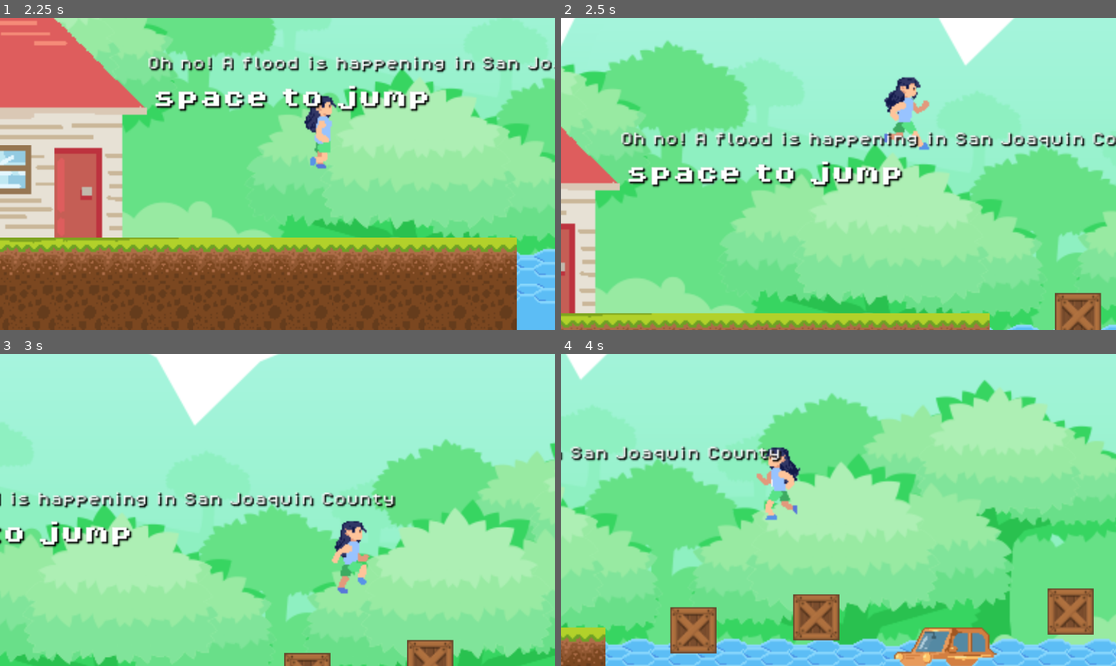
Above: before the commit, frames 1-4 (two rows, left to right).
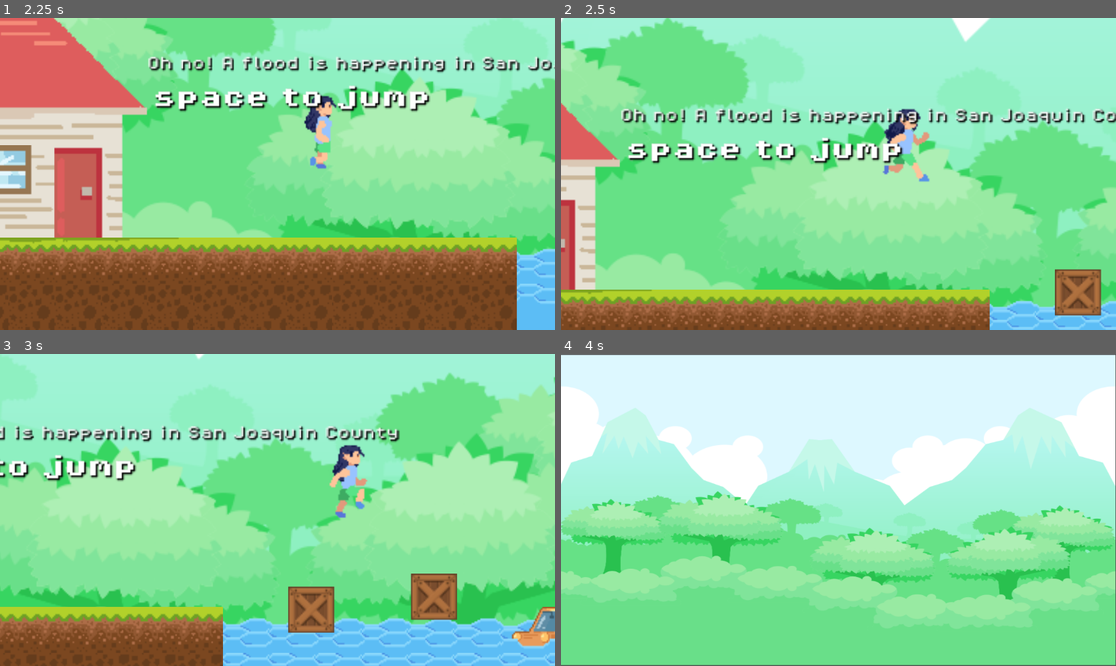
Above: after the commit, the same moments.

Repository: Jeijito/Hackaton-Floody-Plan
Game: Godot game, scene res://Scene/UI/main.tscn
Same seed, same stepped clock (60 frames per second), same inputs: the game is played once before the commit and once after it.
Inputs:
- Up to frame 1 (2.25 s): click "Play" at 0.5 s; click "Level 1" at 1.25 s; hold Right (move_right) from 2.03 s (still down); tap Space (jump) at 2.1 s
- Up to frame 2 (2.5 s): keep holding Right (move_right); tap Space (jump) at 2.27 s
- Up to frame 3 (3 s): keep holding Right (move_right); tap Space (jump) at 2.57, 2.85 s
- Up to frame 4 (4 s): tap Space (jump) at 3.02, 3.32, 3.6 s; release Right (move_right) at 3.53 s; hold Left (move_left) from 3.53 s (still down)

Frame 1 is identical in both runs. In frame 2, 41% of the frame differs, in the area x 0-100%, y 0-100%; in frame 3, 69%; in frame 4, 83%.

Commit message:
gigi hihi

Diff:
--- /dev/null
+++ b/Scene/UI/restart.gdshader
@@ -0,0 +1,18 @@
+shader_type canvas_item;
+uniform sampler2D SCREEN_TEXTURE: hint_screen_texture, filter_linear_mipmap;
+
+uniform float lod: hint_range(0.0, 5) = 0.0;
+
+
+
+void fragment() { // Called for every pixel the material is visible on.
+	vec4 color = texture(SCREEN_TEXTURE, SCREEN_UV, lod);
+	COLOR = color;
+	}
+
+
+
+//void light() {
+	// Called for every pixel for every light affecting the CanvasItem.
+	// Uncomment to replace the default light processing function with this one.
+//}
--- /dev/null
+++ b/Scene/restart/restart.tscn
@@ -0,0 +1,205 @@
+[gd_scene load_steps=10 format=3 uid="uid://ckl3kcwspq5tj"]
+
+[ext_resource type="Script" path="res://Scripts/restart.gd" id="1_2eko0"]
+[ext_resource type="Texture2D" uid="uid://dsqx8nygn8l2m" path="res://Assets/h2o hackathon assets/freetileset/png/BG/BG.png" id="1_g5w52"]
+[ext_resource type="Shader" path="res://Scene/UI/restart.gdshader" id="1_la44g"]
+
+[sub_resource type="Animation" id="Animation_u03u7"]
+resource_name = "blue"
+length = 0.3
+tracks/0/type = "bezier"
+tracks/0/imported = false
+tracks/0/enabled = true
+tracks/0/path = NodePath("ColorRect:material:shader_parameter/lod")
+tracks/0/interp = 1
+tracks/0/loop_wrap = true
+tracks/0/keys = {
+"handle_modes": PackedInt32Array(0, 0),
+"points": PackedFloat32Array(0, -0.25, 0, 0.25, 0, 0, -0.25, 0, 0.25, 0),
+"times": PackedFloat32Array(0, 0.3)
+}
+tracks/1/type = "bezier"
+tracks/1/imported = false
+tracks/1/enabled = true
+tracks/1/path = NodePath("VBoxContainer:modulate:r")
+tracks/1/interp = 1
+tracks/1/loop_wrap = true
+tracks/1/keys = {
+"handle_modes": PackedInt32Array(0, 0),
+"points": PackedFloat32Array(1, -0.25, 0, 0.25, 0, 1, -0.25, 0, 0.25, 0),
+"times": PackedFloat32Array(0, 0.3)
+}
+tracks/2/type = "bezier"
+tracks/2/imported = false
+tracks/2/enabled = true
+tracks/2/path = NodePath("VBoxContainer:modulate:g")
+tracks/2/interp = 1
+tracks/2/loop_wrap = true
+tracks/2/keys = {
+"handle_modes": PackedInt32Array(0, 0),
+"points": PackedFloat32Array(1, -0.25, 0, 0.25, 0, 1, -0.25, 0, 0.25, 0),
+"times": PackedFloat32Array(0, 0.3)
+}
+tracks/3/type = "bezier"
+tracks/3/imported = false
+tracks/3/enabled = true
+tracks/3/path = NodePath("VBoxContainer:modulate:b")
+tracks/3/interp = 1
+tracks/3/loop_wrap = true
+tracks/3/keys = {
+"handle_modes": PackedInt32Array(0, 0),
+"points": PackedFloat32Array(1, -0.25, 0, 0.25, 0, 1, -0.25, 0, 0.25, 0),
+"times": PackedFloat32Array(0, 0.3)
+}
+tracks/4/type = "bezier"
+tracks/4/imported = false
+tracks/4/enabled = true
+tracks/4/path = NodePath("VBoxContainer:modulate:a")
+tracks/4/interp = 1
+tracks/4/loop_wrap = true
+tracks/4/keys = {
+"handle_modes": PackedInt32Array(0, 0),
+"points": PackedFloat32Array(0, -0.25, 0, 0.25, 0, 1, -0.25, 0, 0.25, 0),
+"times": PackedFloat32Array(0, 0.3)
+}
+
+[sub_resource type="Animation" id="Animation_o614n"]
+length = 0.001
+tracks/0/type = "bezier"
+tracks/0/imported = false
+tracks/0/enabled = true
+tracks/0/path = NodePath("ColorRect:material:shader_parameter/lod")
+tracks/0/interp = 1
+tracks/0/loop_wrap = true
+tracks/0/keys = {
+"handle_modes": PackedInt32Array(0),
+"points": PackedFloat32Array(0, -0.25, 0, 0.25, 0),
+"times": PackedFloat32Array(0)
+}
+tracks/1/type = "bezier"
+tracks/1/imported = false
+tracks/1/enabled = true
+tracks/1/path = NodePath("VBoxContainer:modulate:r")
+tracks/1/interp = 1
+tracks/1/loop_wrap = true
+tracks/1/keys = {
+"handle_modes": PackedInt32Array(0),
+"points": PackedFloat32Array(1, -0.25, 0, 0.25, 0),
+"times": PackedFloat32Array(0)
+}
+tracks/2/type = "bezier"
+tracks/2/imported = false
+tracks/2/enabled = true
+tracks/2/path = NodePath("VBoxContainer:modulate:g")
+tracks/2/interp = 1
+tracks/2/loop_wrap = true
+tracks/2/keys = {
+"handle_modes": PackedInt32Array(0),
+"points": PackedFloat32Array(1, -0.25, 0, 0.25, 0),
+"times": PackedFloat32Array(0)
+}
+tracks/3/type = "bezier"
+tracks/3/imported = false
+tracks/3/enabled = true
+tracks/3/path = NodePath("VBoxContainer:modulate:b")
+tracks/3/interp = 1
+tracks/3/loop_wrap = true
+tracks/3/keys = {
+"handle_modes": PackedInt32Array(0),
+"points": PackedFloat32Array(1, -0.25, 0, 0.25, 0),
+"times": PackedFloat32Array(0)
+}
+tracks/4/type = "bezier"
+tracks/4/imported = false
+tracks/4/enabled = true
+tracks/4/path = NodePath("VBoxContainer:modulate:a")
+tracks/4/interp = 1
+tracks/4/loop_wrap = true
+tracks/4/keys = {
+"handle_modes": PackedInt32Array(0),
+"points": PackedFloat32Array(0, -0.25, 0, 0.25, 0),
+"times": PackedFloat32Array(0)
+}
+
+[sub_resource type="AnimationLibrary" id="AnimationLibrary_owjxk"]
+_data = {
+"RESET": SubResource("Animation_o614n"),
+"blue": SubResource("Animation_u03u7")
+}
+
+[sub_resource type="ShaderMaterial" id="ShaderMaterial_3q0ol"]
+shader = ExtResource("1_la44g")
+shader_parameter/lod = 0.0
+
+[sub_resource type="SystemFont" id="SystemFont_3dlbq"]
+
+[sub_resource type="SystemFont" id="SystemFont_8wj6d"]
+
+[node name="Restart" type="Control"]
+layout_mode = 3
+anchor_right = 0.0347222
+anchor_bottom = 0.0617284
+script = ExtResource("1_2eko0")
+metadata/_edit_use_anchors_ = true
+
+[node name="TextureRect" type="TextureRect" parent="."]
+layout_mode = 0
+anchor_left = -0.05
+anchor_top = 0.05
+anchor_right = 28.775
+anchor_bottom = 16.15
+texture = ExtResource("1_g5w52")
+expand_mode = 1
+metadata/_edit_use_anchors_ = true
+
+[node name="AnimationPlayer" type="AnimationPlayer" parent="."]
+libraries = {
+"": SubResource("AnimationLibrary_owjxk")
+}
+
+[node name="ColorRect" type="ColorRect" parent="."]
+material = SubResource("ShaderMaterial_3q0ol")
+layout_mode = 0
+offset_right = 40.0
+offset_bottom = 40.0
+
+[node name="VBoxContainer" type="VBoxContainer" parent="."]
+modulate = Color(1, 1, 1, 0)
+custom_minimum_size = Vector2(250, 250)
+layout_mode = 2
+anchor_left = 10.825
+anchor_top = 4.925
+anchor_right = 17.075
+anchor_bottom = 11.175
+size_flags_horizontal = 4
+size_flags_vertical = 0
+metadata/_edit_use_anchors_ = true
+
+[node name="Restart" type="Button" parent="VBoxContainer"]
+layout_mode = 2
+size_flags_horizontal = 4
+theme_override_colors/font_color = Color(0, 0, 0, 1)
+theme_override_colors/font_pressed_color = Color(0, 0, 0, 1)
+theme_override_constants/outline_size = 23
+theme_override_constants/h_separation = 0
+theme_override_fonts/font = SubResource("SystemFont_3dlbq")
+theme_override_font_sizes/font_size = 40
+text = "RESTART"
+flat = true
+
+[node name="Quit" type="Button" parent="VBoxContainer"]
+layout_mode = 2
+size_flags_horizontal = 4
+size_flags_vertical = 4
+theme_override_colors/font_color = Color(0, 0, 0, 1)
+theme_override_colors/font_pressed_color = Color(0, 0, 0, 1)
+theme_override_constants/outline_size = 23
+theme_override_constants/h_separation = 3
+theme_override_fonts/font = SubResource("SystemFont_8wj6d")
+theme_override_font_sizes/font_size = 40
+text = "QUIT
+"
+flat = true
+
+[connection signal="pressed" from="VBoxContainer/Restart" to="." method="_on_restart_pressed"]
+[connection signal="pressed" from="VBoxContainer/Quit" to="." method="_on_quit_pressed"]
--- a/Scripts/character_body_2d.gd
+++ b/Scripts/character_body_2d.gd
@@ -9,7 +9,6 @@
 var alive = true
 var jump_height = 65
 var time_jump_apex = 0.35
-var can_double_jump = false
 var on_ground = false
 @onready var animated_sprite = $AnimatedSprite2D
 
@@ -20,7 +19,6 @@
 
 	if is_on_floor():
 		on_ground = true
-		can_double_jump = false
 	else:
 		on_ground = false
 
@@ -43,11 +41,6 @@
 		if on_ground:
 			velocity.y = -jump_velocity
 			on_ground = false
-			can_double_jump = true
-		else:
-			if can_double_jump:
-				velocity.y = -jump_velocity
-				can_double_jump = false
 
 
 	# Get the input direction and handle the movement/deceleration.
@@ -60,4 +53,4 @@
 	gravity = 0
 	alive = false
 	velocity = Vector2.ZERO
-	get_tree().reload_current_scene()
+	get_tree().change_scene_to_file("res://Scene/restart/restart.tscn")
--- /dev/null
+++ b/Scripts/restart.gd
@@ -0,0 +1,24 @@
+extends Control
+
+
+# Called when the node enters the scene tree for the first time.
+func _ready():
+	$AnimationPlayer.play("blue")
+	pass # Replace with function body.
+
+
+# Called every frame. 'delta' is the elapsed time since the previous frame.
+func _process(delta):
+	pass
+
+
+func _on_restart_pressed():
+	$AnimationPlayer.play_backwards("blue")
+	get_tree().change_scene_to_file("res://Scene/Levels/level_1.tscn")
+	pass # Replace with function body.
+
+
+func _on_quit_pressed():
+	$AnimationPlayer.play_backwards("blue")
+	get_tree().change_scene_to_file("res://Scene/UI/main.tscn")
+	pass # Replace with function body.
